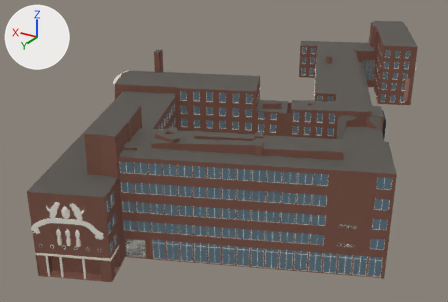
The glTF model public/canal-drive/models/hoofdbureau-elandsgracht.glb, before and after one commit.
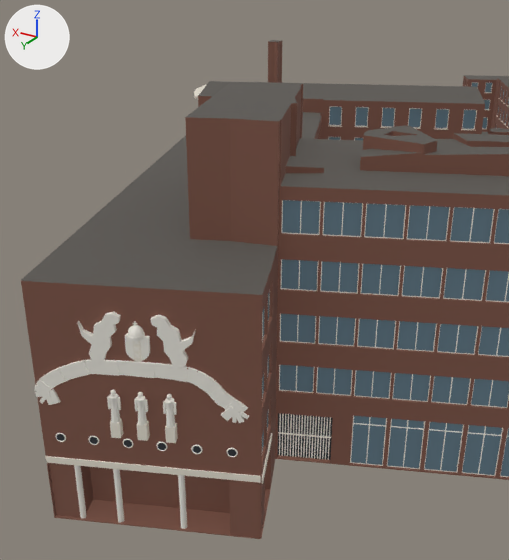
Each version is shown whole from a 50 mm lens placed at (-66.5, 161.5, 64.8), pointed at (12.0, 30.7, -0.5), then close up from a 50 mm lens placed at (-19.5, 122.6, 32.7), pointed at (-0.5, 90.8, 16.8). Every picture has the same lights, and +X, +Y and +Z are marked at upper left. The older version's two pictures come first. Where no turn or scale is listed for an object, it has been applied to the vertices. Vertices at exactly the same position are counted once.

Names of what the first close-up shows: 'hoofdbureau-elandsgracht'.
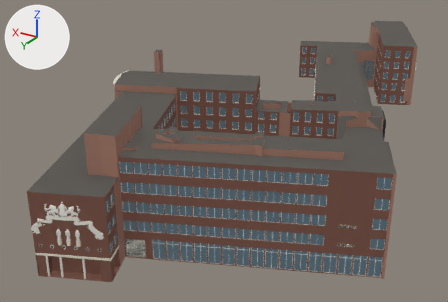
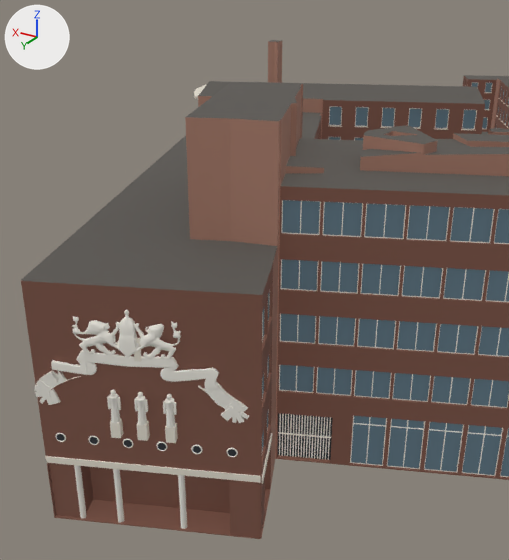
Pixel boxes (x1, y1, x2, y2) of what changed, in the close-ups (509 x 560 px):
part 1 of me_hoofdbureau_elandsgracht, reshaped: before (65, 84, 303, 391); after (51, 84, 303, 391)
part 2 of me_hoofdbureau_elandsgracht, recoloured: (185, 41, 509, 447) in both

The change, as a list of edits to the scene's bpy script:
```text
Change me_hoofdbureau_elandsgracht:
    used by ob_hoofdbureau_elandsgracht; location = (-1.39, 16.24, 12.41)
    remove me_hoofdbureau_elandsgracht.from_pydata(...)  # 24073 vertices, 35528 faces; spans x -42.0..42.0, y -82.0..82.0, z -12.0..12.0
    add me_hoofdbureau_elandsgracht.from_pydata(...)  # 25254 vertices, 37215 faces; spans x -42.0..42.0, y -82.0..82.0, z -12.0..12.0
    me_hoofdbureau_elandsgracht part 1: 77 vertices moved within x 3.0..10.0, y 55.0..81.0, z -12.0..3.0; 73 vertices removed from x 3.0..8.0, y 78.0..80.0, z -1.0..3.0; 1254 vertices added at x 1.0..11.0, y 77.0..81.0, z -1.0..3.0
    me_hoofdbureau_elandsgracht part 2: 386 faces spanning x -32.0..36.0, y -82.0..82.0, z -12.0..12.0 switch from mat_brick (brown #7d5446) to mat_red (brown #a77b6a)
    other edits to the shape of me_hoofdbureau_elandsgracht do not show in these pictures
```
